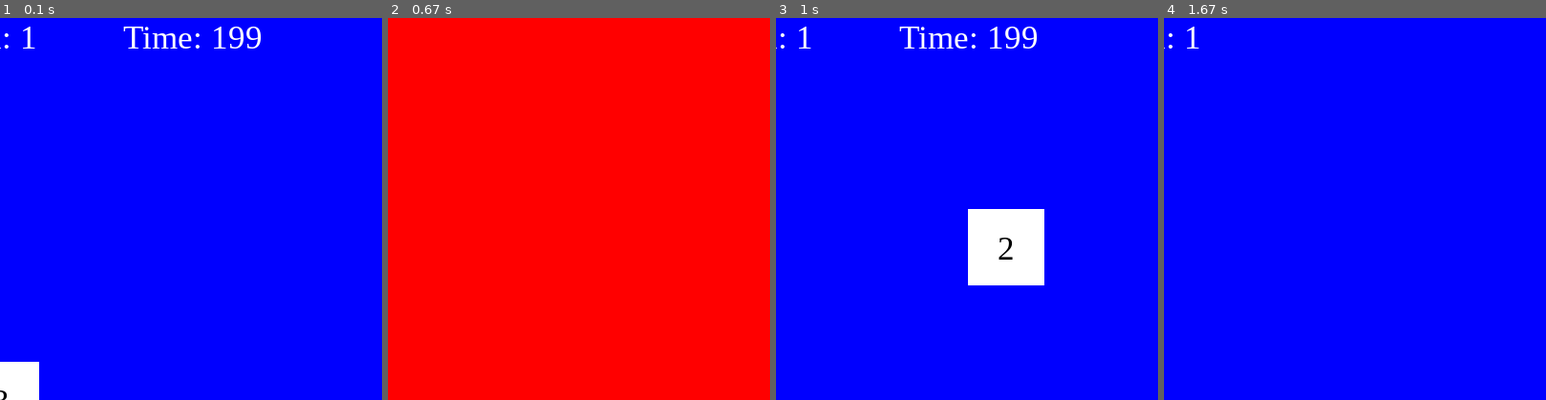
Above: before the commit, frames 1-4 (left to right).
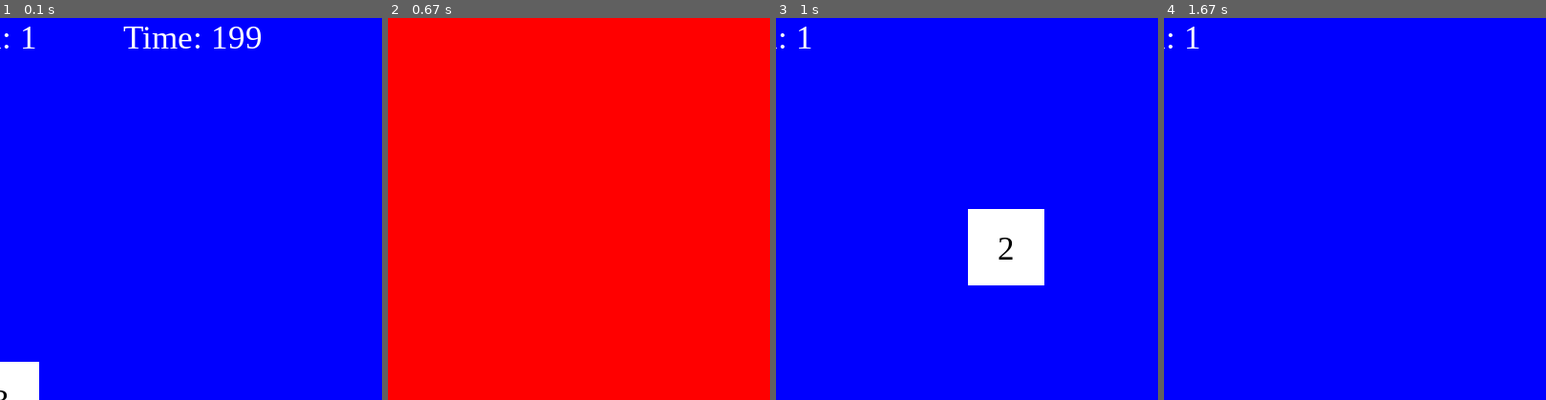
Above: after the commit, the same moments.

Repository: Coding-Tom-1405/PIC16B-Group-Project
Game: pygame game, started from main.py
The game is run twice, just before and just after one commit, with the same random seed, the same clock (stepped at 60 frames per second) and the same inputs.
Inputs (mouse positions are % of the whole screen's width and height, from its top left):
- Up to frame 1 (0.1 s): no input
- Up to frame 2 (0.67 s): click (80, 10) at 0.4 s
- Up to frame 3 (1 s): no input
- Up to frame 4 (1.67 s): click (40, 60) at 1.27 s; click (40, 30) at 1.58 s
The pictures show only the part of the screen within x 10-60%, y 0-50%; the shares and areas given below are measured in that part.

Frames 1-2 are identical in both runs. In frame 3, 0.7% of the frame differs, in the area x 32-69%, y 2-8%; in frame 4, nothing differs.

Commit message:
Updated reading the difficulty level and timer from csv

Diff:
--- a/main.py
+++ b/main.py
@@ -60,13 +60,16 @@
 incorrect_guesses = 0
 bgd = pygame.Surface((80, 80))  # This covers the numbers...
 
-difficulty_file = "/Users/gimdong-gyu/Desktop/newProject16B/game_setting.csv"
-
-difficulty = 1
-# with open(difficulty_file, 'r') as file:
-#     last_line = file.readlines()[-1]
-#     difficulty = int(last_line.split(',')[0])
-
+#difficulty_file = "/Users/gimdong-gyu/Desktop/newProject16B/game_setting.csv"
+difficulty_file = "game_setting.csv"
+
+with open(difficulty_file, 'r') as file:
+    last_line = file.readlines()[-1]
+    difficulty = int(last_line.split(',')[0])
+    if last_line.split(',')[1] == 'timer\n' :
+        timer_on = 1
+    else :
+        timer_on = 0
 
 def hide_cards():
     for sprite in square_group:
@@ -95,7 +98,6 @@
             reset_coord()
             incorrect_guesses += 1
             num_list = []
-            timer_on = 1
             square_group.update()
             screen.fill((255, 0, 0))
             pygame.display.flip()
@@ -128,7 +130,7 @@
 
             for _ in range(difficulty):
                 square_group.add(Square(len(square_group) + 1, make_image=False))
-            timer_on = 1
+
             max_timer += 10
             cards_visible = 1
             bgd.fill((255, 0, 0))
@@ -151,7 +153,6 @@
                 save_game_data(game_data)
                 loop = 0
             num_list = []
-            timer_on = 1
             cards_visible = 1
             screen.fill((255, 0, 0))
             game_data.append([level, "incorrect", time_spent])  # Save failed level data
@@ -170,7 +171,6 @@
         square_group.add(Square(i))
 
 counter = 0
-timer_on = 1
 max_timer = 200
 cards_visible = 1
 level_start_time = 0  # Initialize level start time
@@ -244,7 +244,6 @@
         if counter >= max_timer:
             #hide_cards()
             counter = 0
-            timer_on = 0
         pygame.display.update()
         clock.tick(20)
         await asyncio.sleep(0)
